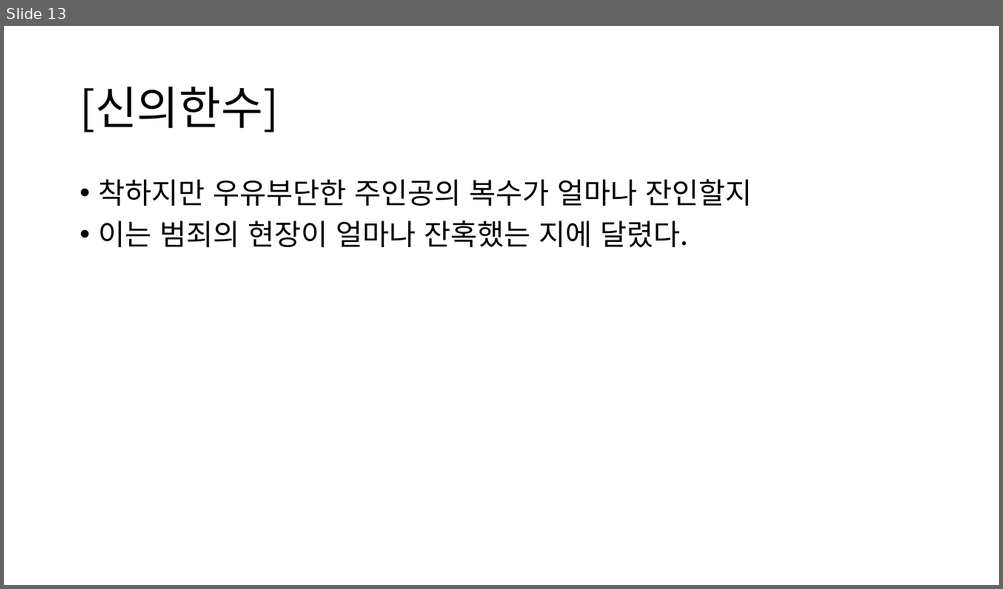
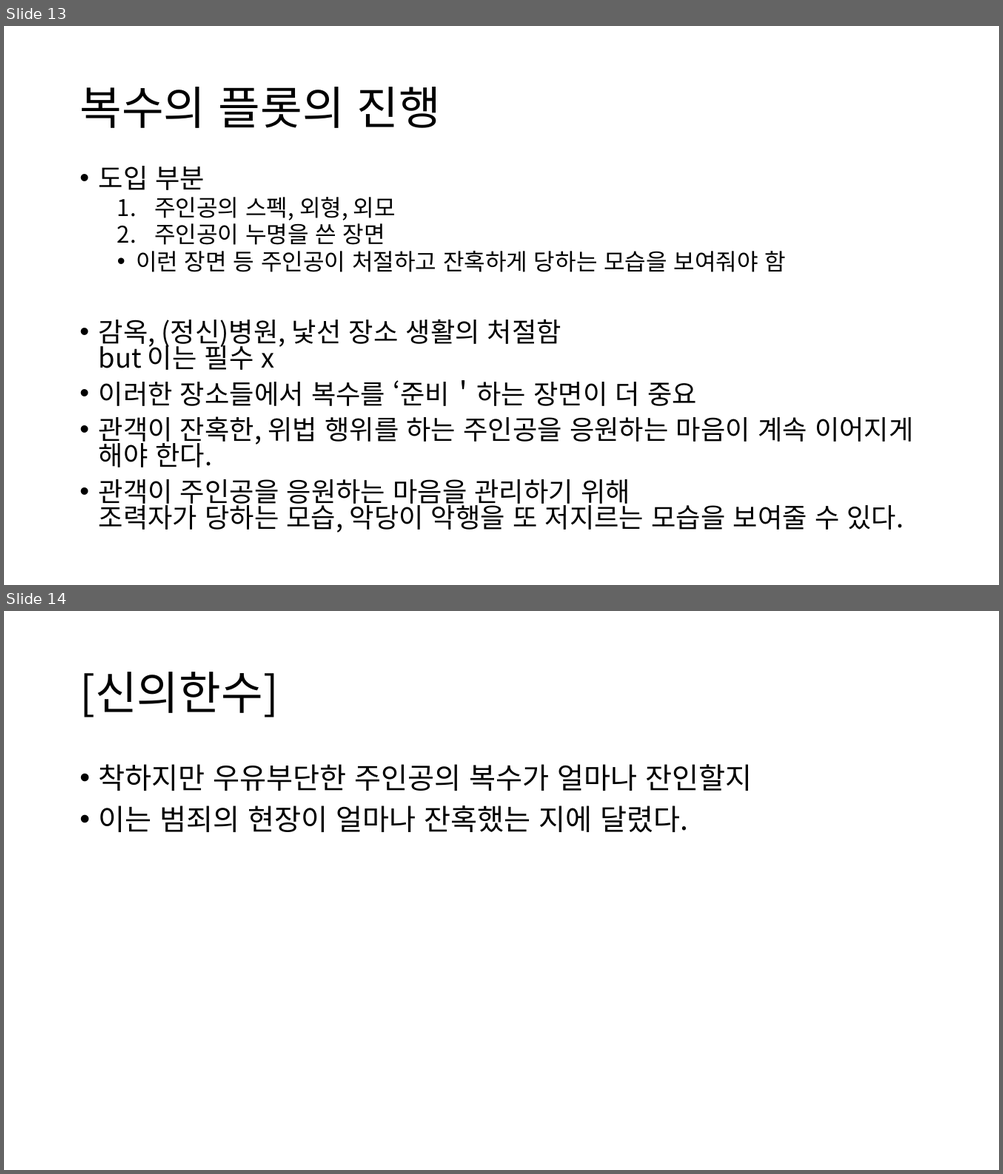
Before and after one commit to ysooj/Gihoek_3, a slide deck: (3.23) 구출, 탈출, 복수의 플롯.pptx. Shown one above the other, each under a label of ours: slide 13 before the commit, slides 13 and 14 after it. The pictures are 1003x589 and 1003x1174 pixels, drawn with LibreOffice and Linux fonts; fonts in the diff are those of the drawing. Boxes give left, top, right and bottom in pixels: in the first picture for what was removed or moved away, otherwise in the second. Text is boxed around its words. In the diff, an @@ line names an element or a change of style, - is before the commit and + after.

Commit message:
(3.24) 복수(2), 수수께끼, 라이벌, 희생자의 플롯

```diff
--- a/(3.23) 구출, 탈출, 복수의 플롯.pptx
+++ b/(3.23) 구출, 탈출, 복수의 플롯.pptx
@@ slide 13 added at (x1=4, y1=26, x2=999, y2=585), background #FFFFFF @@
@@ title added at (x1=79, y1=87, x2=441, y2=128), 44 pt, text #000000 @@
+복수의 플롯의 진행
@@ text added at (x1=99, y1=166, x2=913, y2=533), 25.9 pt, text #000000 @@
+• 도입 부분
+  1. 주인공의 스펙, 외형, 외모
+  2. 주인공이 누명을 쓴 장면
+  • 이런 장면 등 주인공이 처절하고 잔혹하게 당하는 모습을 보여줘야 함
+• 감옥, (정신)병원, 낯선 장소 생활의 처절함
+  but 이는 필수 x
+• 이러한 장소들에서 복수를 ‘준비＇하는 장면이 더 중요
+• 관객이 잔혹한, 위법 행위를 하는 주인공을 응원하는 마음이 계속 이어지게 해야 한다.
+• 관객이 주인공을 응원하는 마음을 관리하기 위해
+  조력자가 당하는 모습, 악당이 악행을 또 저지르는 모습을 보여줄 수 있다.
@@ what was slide 13 is now slide 14 @@
```
Also in this commit, not shown: 1 slide changed, 1 other file.
